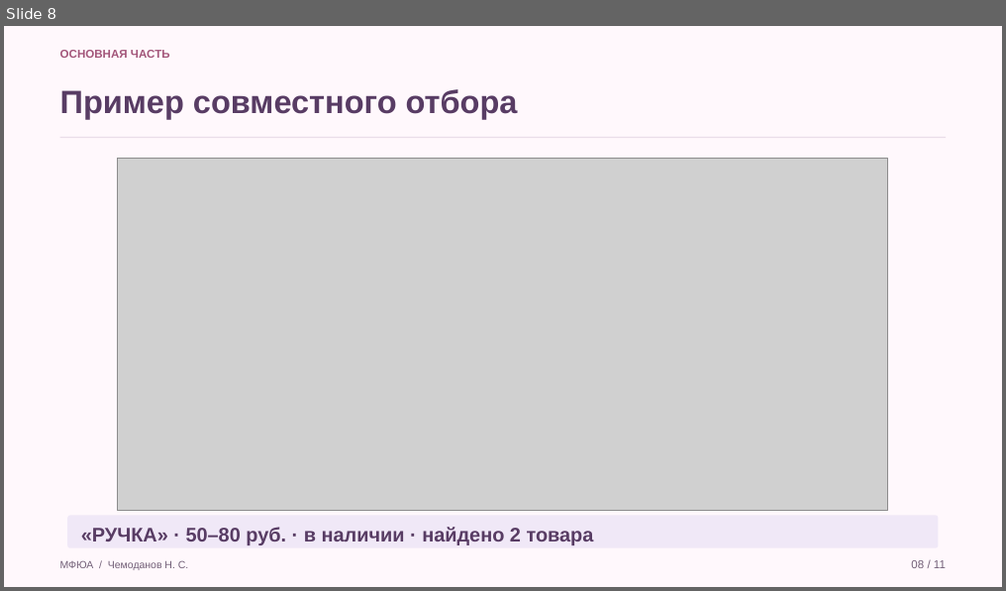
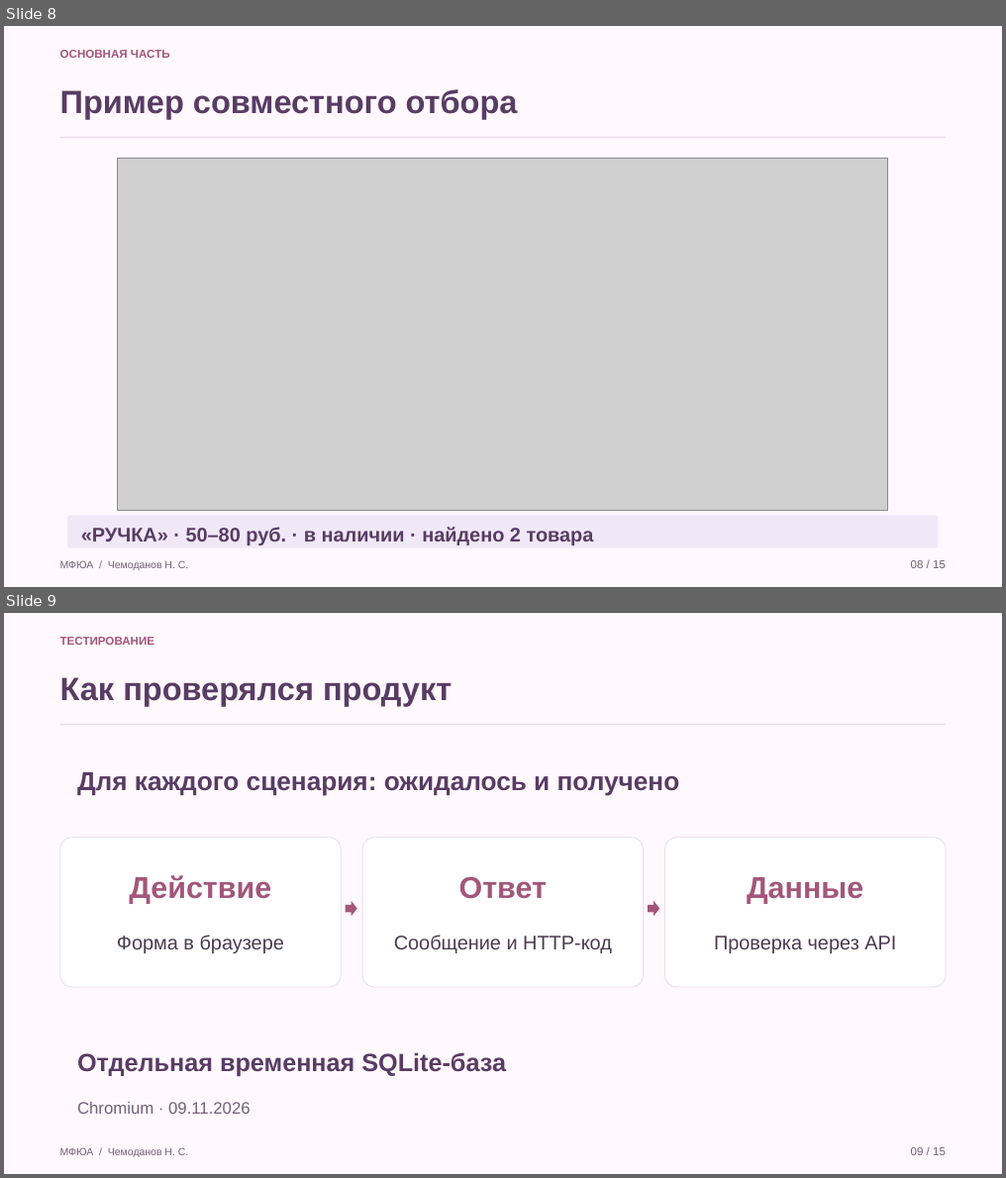
Before and after one commit to Koryza/kyyyyyrsach, a slide deck: docs/defense/catalog_defense.pptx. Shown one above the other, each under a label of ours: slide 8 before the commit, slides 8 and 9 after it. The pictures are 1006x591 and 1006x1178 pixels, drawn with LibreOffice and Linux fonts; fonts in the diff are those of the drawing; grey boxes stand for pictures. Boxes give left, top, right and bottom in pixels: in the first picture for what was removed or moved away, otherwise in the second. Text is boxed around its words. In the diff, an @@ line names an element or a change of style, - is before the commit and + after.

Commit message:
Исправил схему и добавил тестирование

```diff
--- a/docs/defense/catalog_defense.pptx
+++ b/docs/defense/catalog_defense.pptx
@@ slide 9 added at (4,613,1002,1174), background #FFF8FC @@
@@ text added at (60,637,154,645), 11 pt, text #A3567A, bold @@
+ТЕСТИРОВАНИЕ
@@ text added at (60,677,451,706), 31 pt, text #583C64, bold @@
+Как проверялся продукт
@@ rectangle added at (60,724,945,725), fill #EADDE9 @@
@@ text added at (77,772,680,796), 25 pt, text #583C64, bold @@
+Для каждого сценария: ожидалось и получено
@@ rounded rectangle added at (60,838,341,987), fill #FFFFFF, outline #EADDE9 0.8 pt @@
@@ rounded rectangle added at (362,838,644,987), fill #FFFFFF, outline #EADDE9 0.8 pt @@
@@ rounded rectangle added at (665,838,945,987), fill #FFFFFF, outline #EADDE9 0.8 pt @@
@@ text added at (129,875,271,903), 29 pt, text #A3567A, bold @@
+Действие
@@ text added at (459,876,547,899), 29 pt, text #A3567A, bold @@
+Ответ
@@ text added at (746,877,863,903), 29 pt, text #A3567A, bold @@
+Данные
@@ right arrow added at (346,901,357,916), fill #A3567A @@
@@ right arrow added at (648,901,659,916), fill #A3567A @@
@@ text added at (117,935,284,954), 19 pt, text #493B50 @@
+Форма в браузере
@@ text added at (394,935,612,954), 19 pt, text #493B50 @@
+Сообщение и HTTP-код
@@ text added at (714,936,896,954), 19 pt, text #493B50 @@
+Проверка через API
@@ text added at (77,1053,506,1077), 24 pt, text #583C64, bold @@
+Отдельная временная SQLite-база
@@ text added at (77,1102,251,1114), 16 pt, text #726078 @@
+Chromium · 09.11.2026
@@ text added at (60,1148,188,1157), 10 pt, text #726078 @@
+МФЮА / Чемоданов Н. С.
@@ text added at (911,1148,945,1156), 11 pt, text #726078 @@
+09 / 15
@@ slide 8 changed as well @@
@@ text at (911,561,945,569): text changed @@
-08 / 11
+08 / 15
```
Also in this commit, not shown: 9 other slides changed, 4 other slides added, 1 slide removed, 23 other files.
